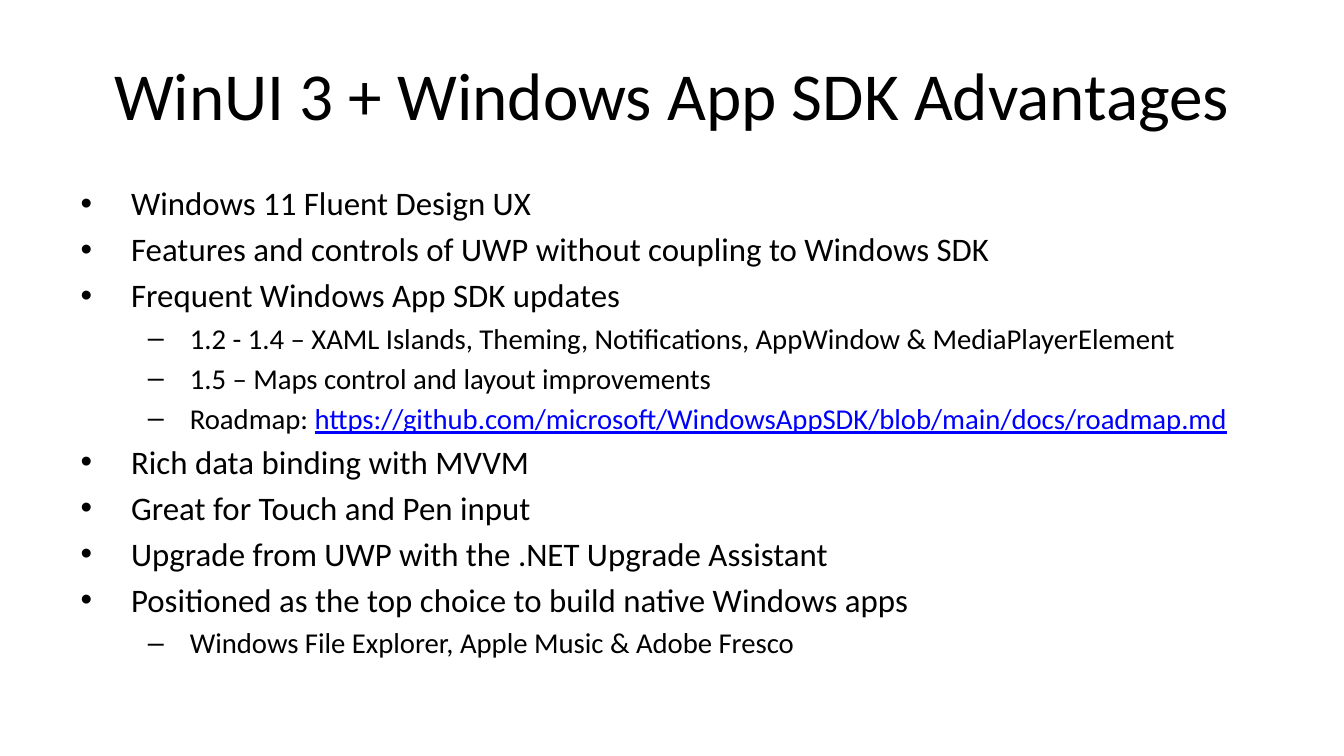
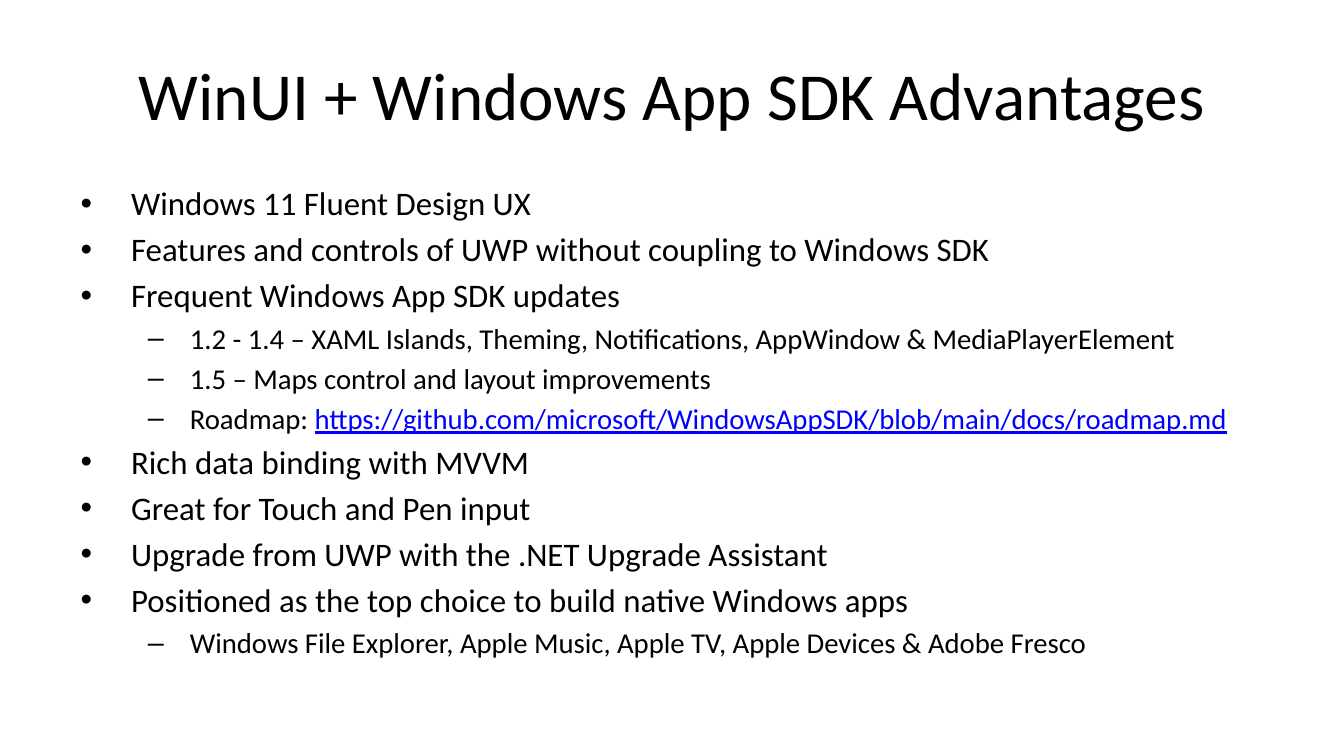
Before and after one commit to alvinashcraft/speaking, a slide deck: slide 14 of 2024/0430_VSLiveChicago/WindowsDev/VSLCH24_Building a Native App for Windows_AlvinAshcraft.pptx. Drawn at 1344x756 pixels with LibreOffice and Linux fonts; fonts in the diff are those of the drawing; background and template pictures are left out. Boxes give left, top, right and bottom in pixels: in the first picture for what was removed or moved away, otherwise in the second. Text is boxed around its words. In the diff, an @@ line names an element or a change of style, - is before the commit and + after.

```diff
--- a/2024/0430_VSLiveChicago/WindowsDev/VSLCH24_Building a Native App for Windows_AlvinAshcraft.pptx
+++ b/2024/0430_VSLiveChicago/WindowsDev/VSLCH24_Building a Native App for Windows_AlvinAshcraft.pptx
@@ title at (x1=139, y1=73, x2=1205, y2=132): text changed @@
-WinUI 3 + Windows App SDK Advantages
+WinUI + Windows App SDK Advantages
@@ text at (x1=190, y1=633, x2=1086, y2=658): text changed @@
-  – Windows File Explorer, Apple Music & Adobe Fresco
+  – Windows File Explorer, Apple Music, Apple TV, Apple Devices & Adobe Fresco
```
Also in this commit, not shown: 3 other slides changed, 1 other file.
